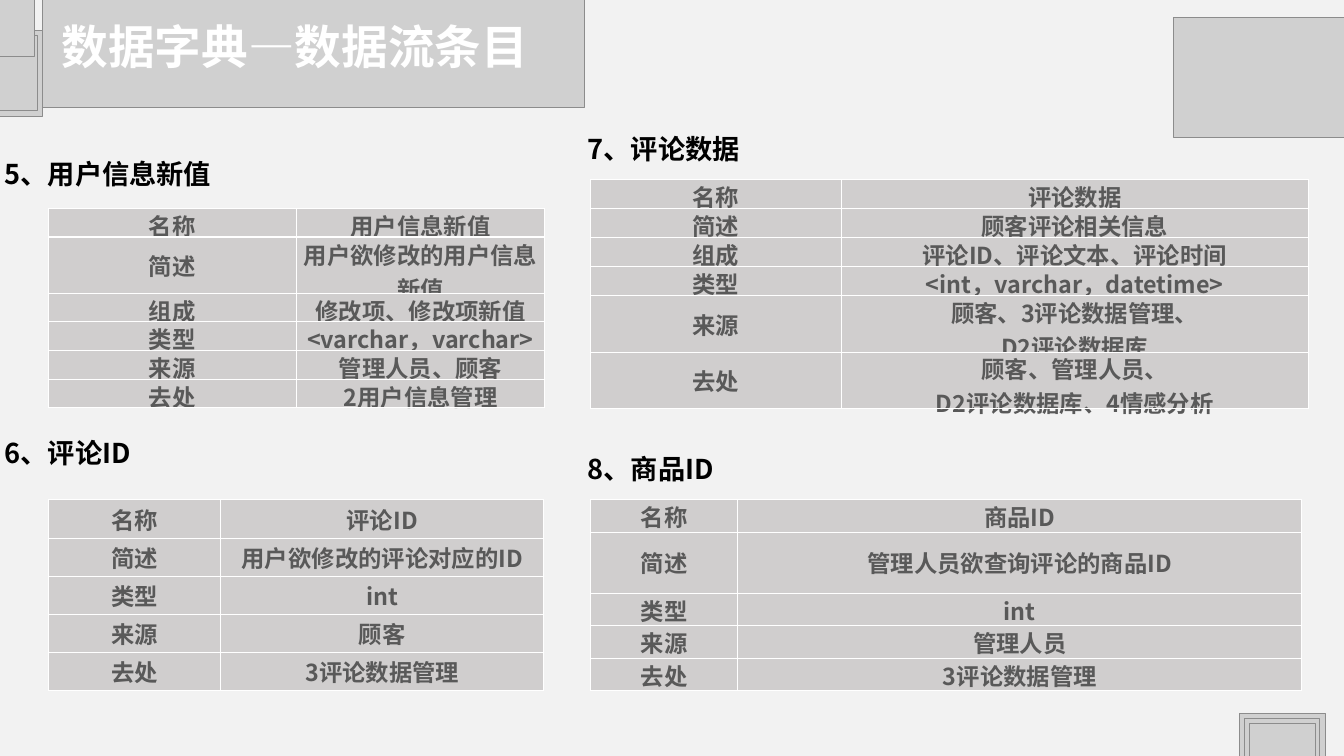
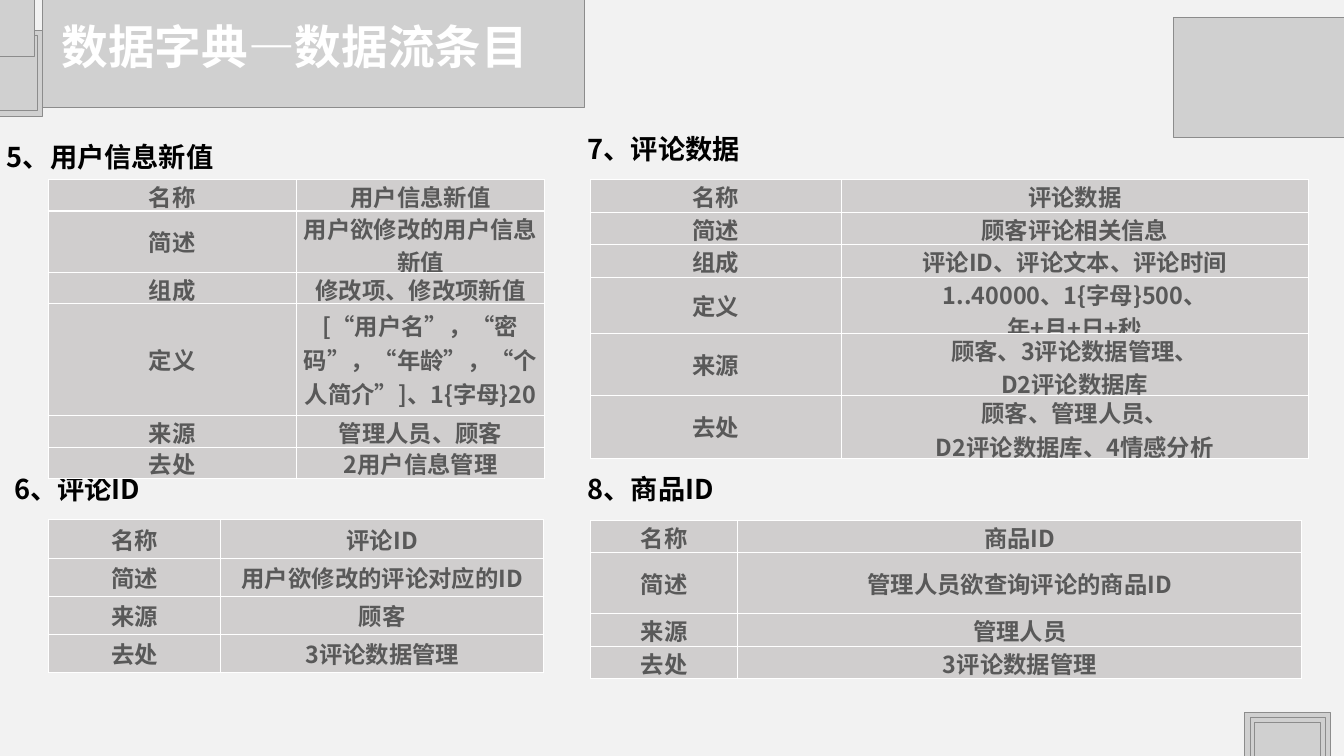
Before and after one commit to HJHGJGHHG/Sentiment-Analysis-System, a slide deck: slide 24 of 文档/PPT.pptx. Drawn at 1344x756 pixels with LibreOffice and Linux fonts; fonts in the diff are those of the drawing; grey boxes stand for pictures. Boxes give left, top, right and bottom in pixels: in the first picture for what was removed or moved away, otherwise in the second. Text is boxed around its words. In the diff, an @@ line names an element or a change of style, - is before the commit and + after.

```diff
--- a/文档/PPT.pptx
+++ b/文档/PPT.pptx
@@ text "5、用户信息新值": place and size @@
-text "5、用户信息新值" at bbox=[5, 160, 211, 187]
+text "5、用户信息新值" at bbox=[7, 143, 213, 170]
@@ table at bbox=[48, 180, 545, 483] @@
-row 4, column 1: 类型
+row 4, column 1: 定义
-row 4, column 2: <varchar，varchar>
+row 4, column 2: [“用户名”，“密码”，“年龄”，“个人简介”]、1{字母}20
@@ table: place and size @@
-table at bbox=[48, 209, 545, 412]
+table at bbox=[48, 180, 545, 483]
@@ table at bbox=[591, 180, 1309, 463] @@
-row 4, column 1: 类型
+row 4, column 1: 定义
-row 4, column 2: <int，varchar，datetime>
+row 4, column 2: 1..40000、1{字母}500、 / 年+月+日+秒
@@ text "6、评论ID": place and size @@
-text "6、评论ID" at bbox=[5, 440, 131, 466]
+text "6、评论ID" at bbox=[14, 478, 140, 502]
@@ text "8、商品ID": place and size @@
-text "8、商品ID" at bbox=[588, 456, 714, 482]
+text "8、商品ID" at bbox=[588, 476, 714, 502]
@@ table: place and size @@
-table at bbox=[48, 500, 544, 691]
+table at bbox=[48, 520, 544, 711]
@@ table at bbox=[48, 520, 544, 711] @@
-row 3: 类型 | int
@@ table at bbox=[591, 520, 1302, 711] @@
-row 3: 类型 | int
@@ table: place and size @@
-table at bbox=[591, 500, 1302, 695]
+table at bbox=[591, 520, 1302, 711]
@@ 3 pictures: place and size @@
-3 pictures at bbox=[1240, 713, 1325, 756]
+3 pictures at bbox=[1245, 712, 1330, 756]
```
Also in this commit, not shown: 9 other slides changed, 6 other files.
